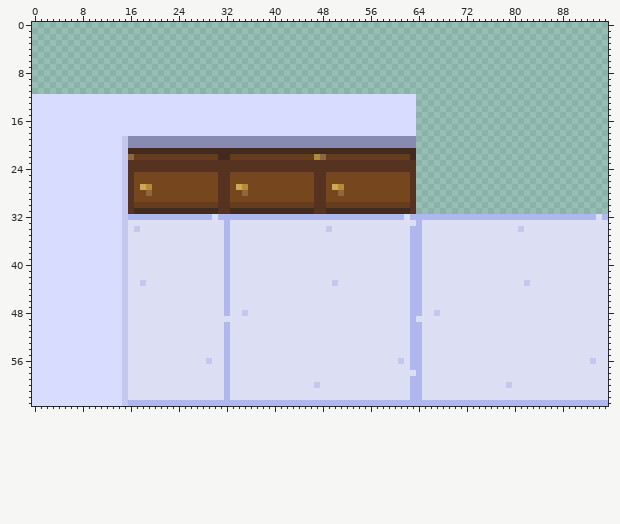
Sprite sheet: assets/sprites/tileset.png. Above: the version before the commit.
The file is 96x64 pixels. Colours within 5 levels of each other are drawn and written as one.
Once edited:
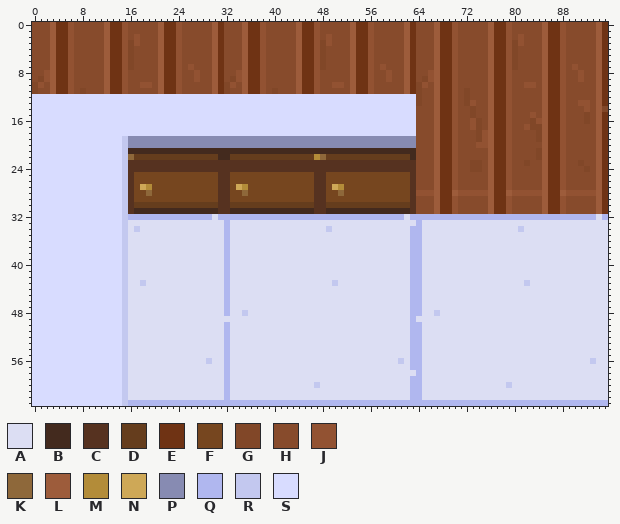
Palette (. is transparent): A #dcdef3  B #432a1e  C #563220  D #653d1d  E #6f3314  F #76461f  G #814728  H #874b2c  J #925232  K #8e683a  L #9d5c3b  M #b38c39  N #cea857  P #878bb2  Q #b0b7ef  R #c3c8ef  S #d8dcff
From old to new:
Changed rows in their new state; - is an unchanged pixel.
first column x 0:
 0 HHHLEEJHHHHHLEEJHHHHHLEEJHHHHHLEHHHLEEJHHHHHLEEJHHHHHLEEJHHHHHLEHHHLEEJHHHHHLEEJHHHHHLEEJHHHHHLE
 1 HHHLEEJHHHHHLEEJHHHHHLEEJHHHHHLEHHHLEEJHHHHHLEEJHHHHHLEEJHHHHHLEHHHLEEJHHHHHLEEJHHHHHLEEJHHHHHLE
 2 HHHLEEJHHHHHLEEJHJHHHLEEJHHHHHLEHHHLEEJHHHHHLEEJHJHHHLEEJHHHHHLEHHHLEEJHHHHHLEEJHJHHHLEEJHHHHHLE
 3 HHHLEEJHHHHHLEEJGJHHHLEEJHHHHHLEHHHLEEJHHHHHLEEJGJHHHLEEJHHHHHLEHHHLEEJHHHHHLEEJGJHHHLEEJHHHHHLE
 4 HHHLEEJHHHHHLEEJGHHHHLEEJHHHHHLEHHHLEEJHHHHHLEEJGHHHHLEEJHHHHHLEHHHLEEJHHHHHLEEJGHHHHLEEJHHHHHLE
 5 HHHLEEJHHHHHLEEJGHHHHLEEJHHHHHLEHHHLEEJHHHHHLEEJGHHHHLEEJHHHHHLEHHHLEEJHHHHHLEEJGHHHHLEEJHHHHHLE
 6 HHHLEEJHHHHHLEEJGHHHHLEEJHHHHHLEHHHLEEJHHHHHLEEJGHHHHLEEJHHHHHLEHHHLEEJHHHHHLEEJGHHHHLEEJHHHHHLE
 7 HHHLEEJHHHHHLEEJGHHHHLEEJHJHHHLEHHHLEEJHHHHHLEEJGHHHHLEEJHJHHHLEHHHLEEJHHHHHLEEJGHHHHLEEJHJHHHLE
 8 HHJLEEJHHHHHLEEJHHHHHLEEJHHJHHLEHHJLEEJHHHHHLEEJHHHHHLEEJHHJHHLEHHJLEEJHHHHHLEEJHHHHHLEEJHHJHHLE
 9 HGJLEEJHHHHHLEEJHHHHHLEEJHHJHHLEHGJLEEJHHHHHLEEJHHHHHLEEJHHJHHLEHGJLEEJHHHHHLEEJHHHHHLEEJHHJHHLE
10 GJHLEEJHHHHHLEEJHHJJHLEEJHHHHHLEGJHLEEJHHHHHLEEJHHJJHLEEJHHHHHLEGJHLEEJHHHHHLEEJHHJJHLEEJHHHHHLE
11 GHHLEEJHGHHHLEEJHHHHHLEEJHHHHHLEGHHLEEJHGHHHLEEJHHHHHLEEJHHHHHLEGHHLEEJHGHHHLEEJHHHHHLEEJHHHHHLE
12 ----------------------------------------------------------------GHHLEEJHGHHHLEEJHHHHHLEEJHHHHHLE
13 ----------------------------------------------------------------GHHLEEJHGJHHLEEJHHHHHLEEJHHJJHLE
14 ----------------------------------------------------------------HHHLEEJHHGHHLEEJHHHHHLEEJHHHJHLG
15 ----------------------------------------------------------------HHHLEEJHHGHHLEEJHHHJHLEEJHHHGHLE
16 ----------------------------------------------------------------HHHLEEJHHJGHLEEJHHHGJLEEJHHHGHLE
17 ----------------------------------------------------------------HHHLEEJHHJGHLEEJHHJGGLEEJHHHHHLE
18 ----------------------------------------------------------------HHHLEEJHHHGJLEEJHHHHGLEEJHHHHHLE
19 ----------------------------------------------------------------HHHLEEJHHHGJLEEJHHHHGLEEJHHHHHLE
20 ----------------------------------------------------------------HHHLEEJHHHJJLEEJHHHHHLEEJHHHHHLE
21 ----------------------------------------------------------------HHHLEEJHHHHHLEEJHHHHGLEEJHHHHHLE
22 ----------------------------------------------------------------HHHLEEJHHHHHLEEJHHHHGLEEJHHHHHLE
23 ----------------------------------------------------------------HHHLEEJHHGGHLEEJHHGHHLEEJHHGHHLE
24 ----------------------------------------------------------------HHHLEEJHHGGHLEEJHHHHHLEEJHHHGHLE
25 ----------------------------------------------------------------HHHLEEJHHHHHLEEJHHHHHLEEJHHHHHLE
26 ----------------------------------------------------------------HHHLEEJHHHHHLEEJHHHHHLEEJHHHHHLE
27 ----------------------------------------------------------------HHHLEEJHHHHHLEEJHHHHHLEEJHHHHHLE
28 ----------------------------------------------------------------JJJLEELJJJJJLEELJJJJJLEELJJJJJLE
29 ----------------------------------------------------------------HHHLEEJHHHHHLEEJHHHHHLEEJHHHHHLE
30 ----------------------------------------------------------------HHHLEEJHHHHHLEEJHHHHHLEEJHHHHHLE
31 ----------------------------------------------------------------HHHLEEJHHHHHLEEJHHHHHLEEJHHHHHLE
